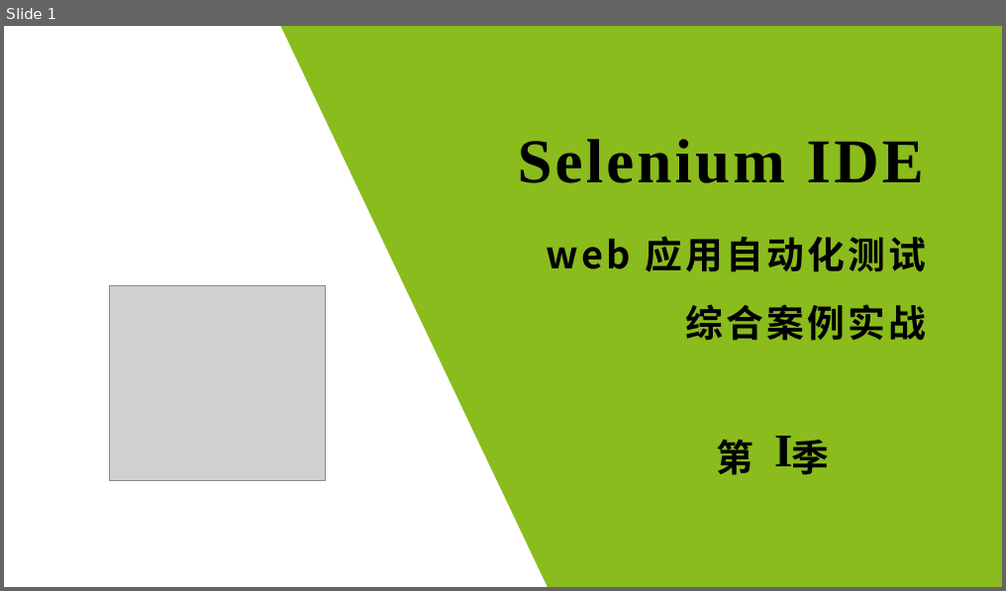
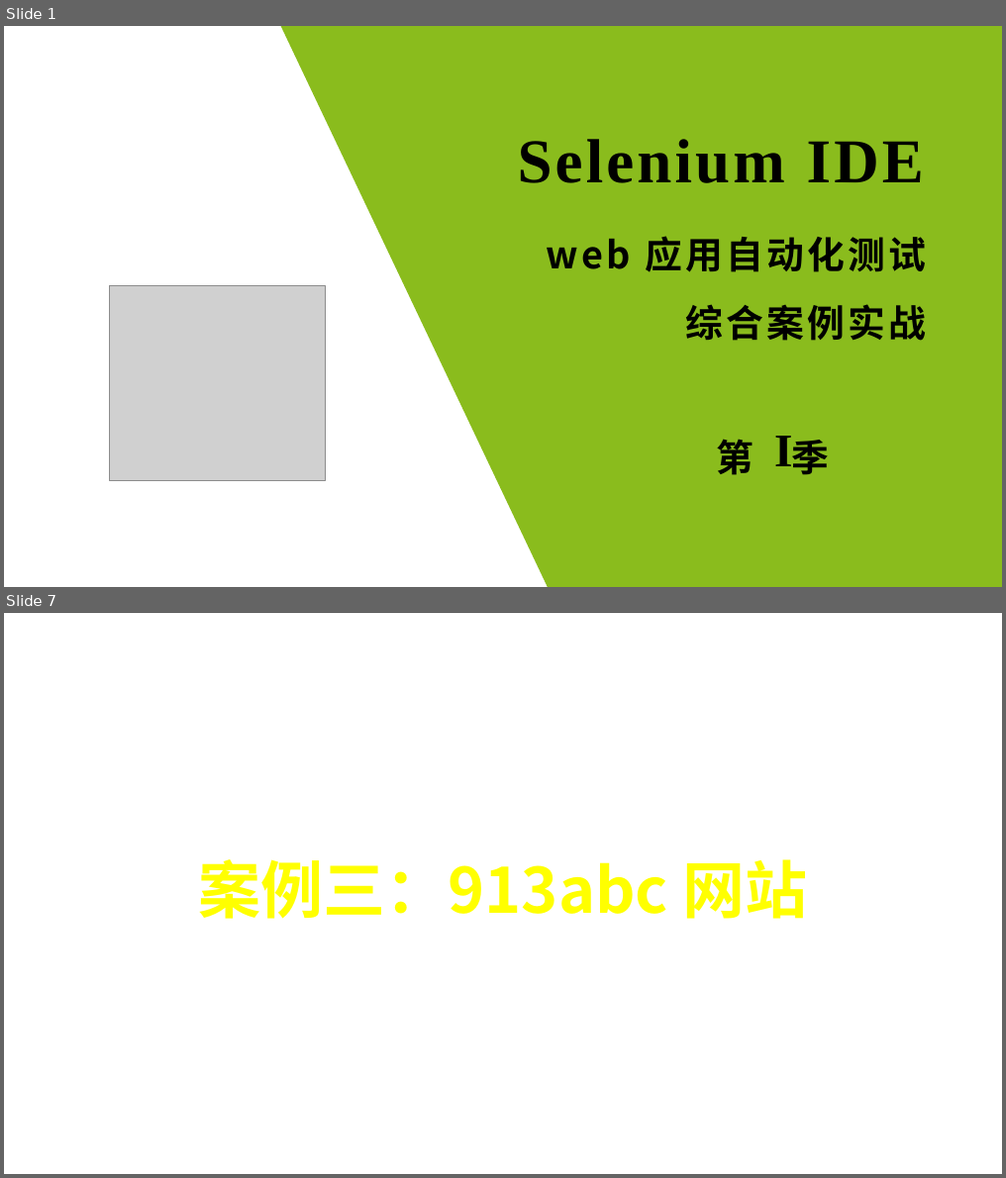
Before and after one commit to wangding/courses, a slide deck: seIDEPracticeCase/Season01.pptx. Shown one above the other, each under a label of ours: slide 1 before the commit, slides 1 and 7 after it; the slides between them are not shown. The pictures are 1006x591 and 1006x1178 pixels, drawn with LibreOffice and Linux fonts; fonts in the diff are those of the drawing; grey boxes stand for pictures; background and template pictures are left out. Boxes give left, top, right and bottom in pixels: in the first picture for what was removed or moved away, otherwise in the second. Text is boxed around its words. In the diff, an @@ line names an element or a change of style, - is before the commit and + after.

```diff
--- a/seIDEPracticeCase/Season01.pptx
+++ b/seIDEPracticeCase/Season01.pptx
@@ slide 7 added at (x1=4, y1=613, x2=1002, y2=1174), background picture (left out) @@
@@ text added at (x1=199, y1=860, x2=807, y2=919), 60 pt, text #FFFF00, bold @@
+案例三：913abc 网站
```
Also in this commit, not shown: 1 slide changed, 6 other slides added, 3 slides removed.
